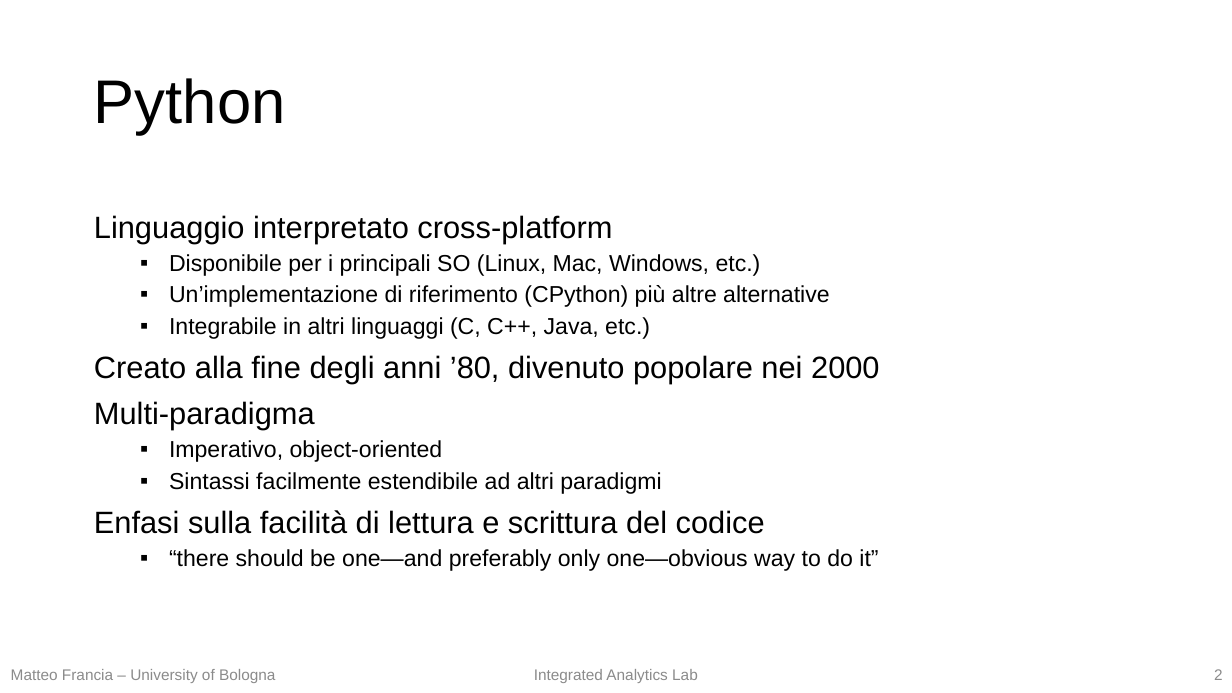
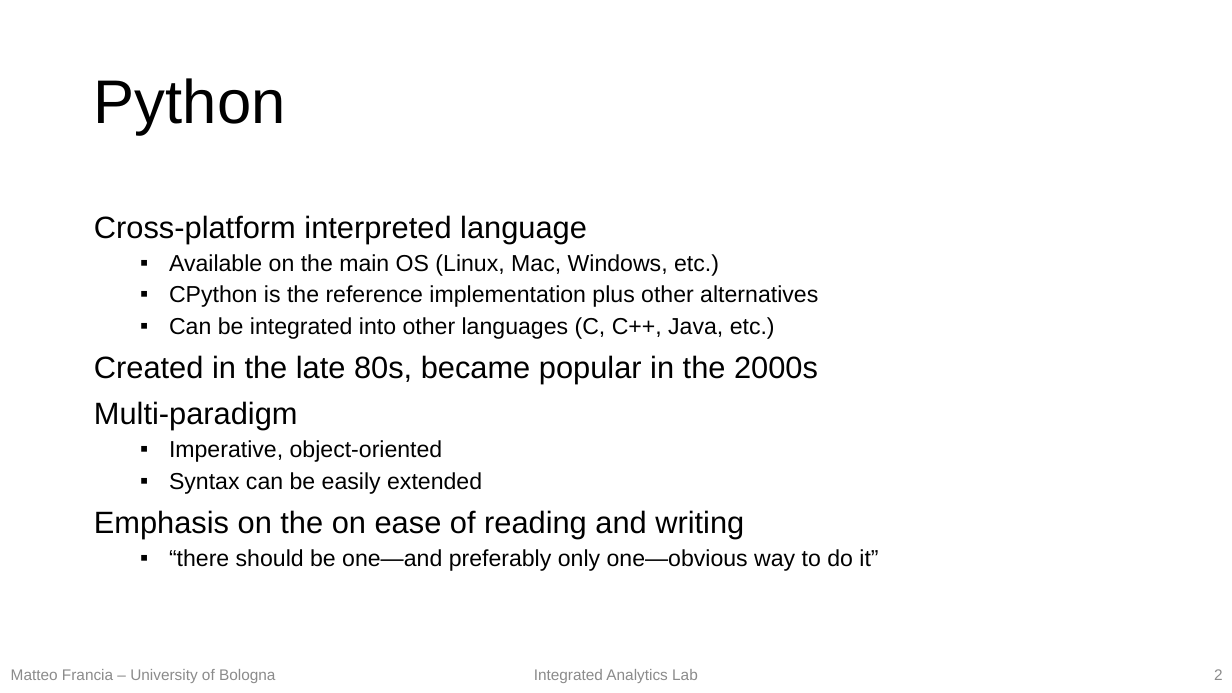
Before and after one commit to w4bo/teaching-handsondatapipelines, a slide deck: slide 2 of 01-MachineLearning/01-slides.pptx. Drawn at 1232x693 pixels with LibreOffice and Linux fonts; fonts in the diff are those of the drawing. Boxes give left, top, right and bottom in pixels: in the first picture for what was removed or moved away, otherwise in the second. Text is boxed around its words. In the diff, an @@ line names an element or a change of style, - is before the commit and + after.

```diff
--- a/01-MachineLearning/01-slides.pptx
+++ b/01-MachineLearning/01-slides.pptx
@@ text at [94,215,818,539]: text changed @@
-Linguaggio interpretato cross-platform
-  ▪ Disponibile per i principali SO (Linux, Mac, Windows, etc.)
-  ▪ Un’implementazione di riferimento (CPython) più altre alternative
-  ▪ Integrabile in altri linguaggi (C, C++, Java, etc.)
-Creato alla fine degli anni ’80, divenuto popolare nei 2000
-Multi-paradigma
-  ▪ Imperativo, object-oriented
-  ▪ Sintassi facilmente estendibile ad altri paradigmi
-Enfasi sulla facilità di lettura e scrittura del codice
+Cross-platform interpreted language
+  ▪ Available on the main OS (Linux, Mac, Windows, etc.)
+  ▪ CPython is the reference implementation plus other alternatives
+  ▪ Can be integrated into other languages (C, C++, Java, etc.)
+Created in the late 80s, became popular in the 2000s
+Multi-paradigm
+  ▪ Imperative, object-oriented
+  ▪ Syntax can be easily extended
+Emphasis on the on ease of reading and writing
```
Also in this commit, not shown: 25 other slides changed, 1 slide added, 1 slide removed, 1 other file.
